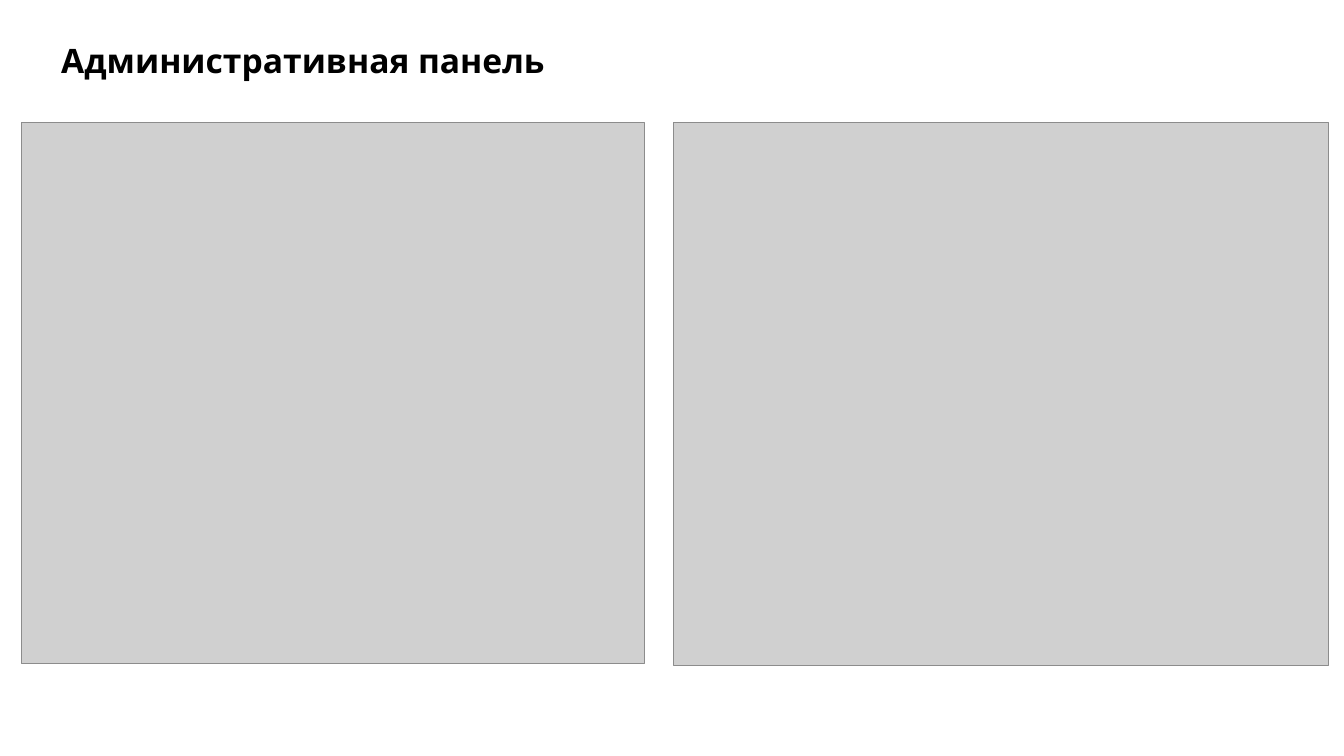
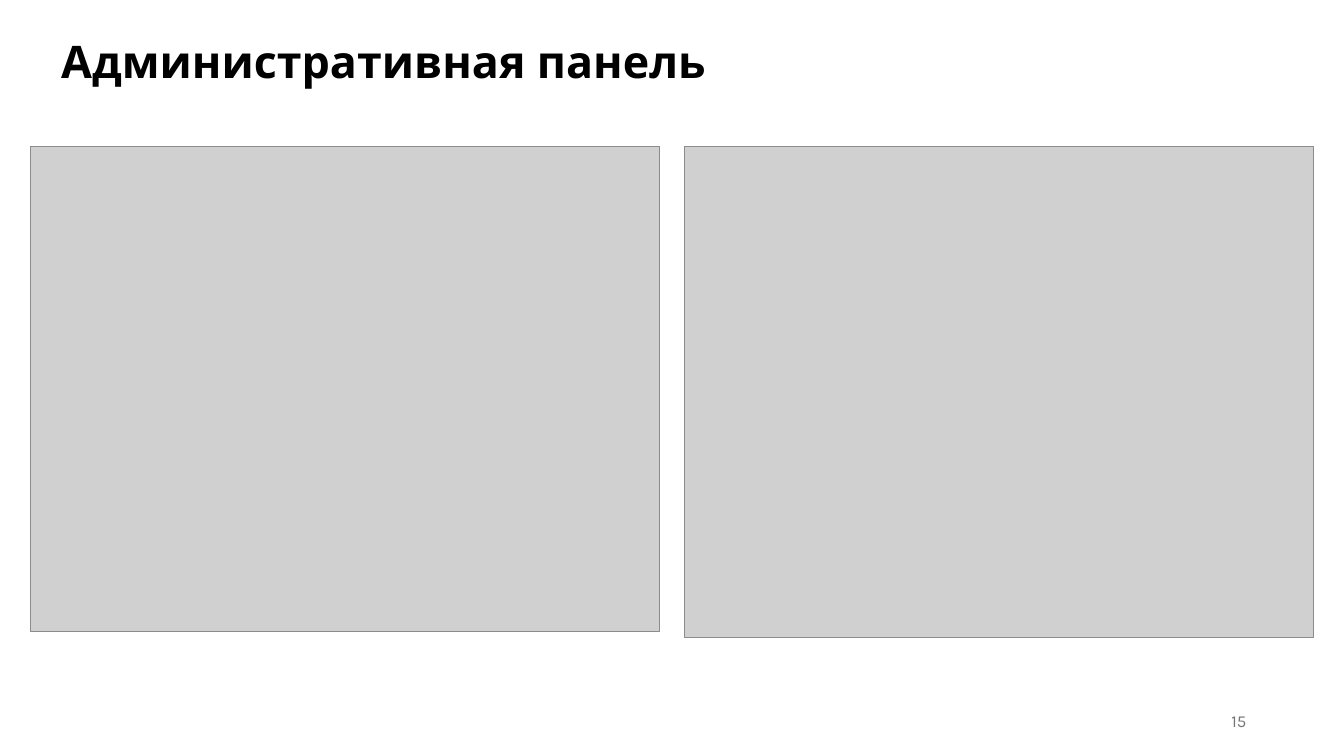
Before and after one commit to Ven-i-amin/vsu-on-board-bot, a slide deck: slide 15 of materials/презентация-2.pptx (slide 12 before the commit). Drawn at 1344x756 pixels with LibreOffice and Linux fonts; fonts in the diff are those of the drawing; grey boxes stand for pictures. Boxes give left, top, right and bottom in pixels: in the first picture for what was removed or moved away, otherwise in the second. Text is boxed around its words. In the diff, an @@ line names an element or a change of style, - is before the commit and + after.

```diff
--- a/materials/презентация-2.pptx
+++ b/materials/презентация-2.pptx
@@ text "Административная панель" at box(61, 46, 706, 89): size 24 to 32 pt @@
@@ picture: place and size @@
-picture at box(21, 122, 644, 663)
+picture at box(30, 146, 659, 631)
@@ picture: place and size @@
-picture at box(674, 122, 1329, 665)
+picture at box(685, 146, 1314, 637)
@@ page number added at box(1231, 716, 1246, 727), 12 pt, text #757575 @@
+15
```
Also in this commit, not shown: 11 other slides changed, 3 slides added, 1 other file.
